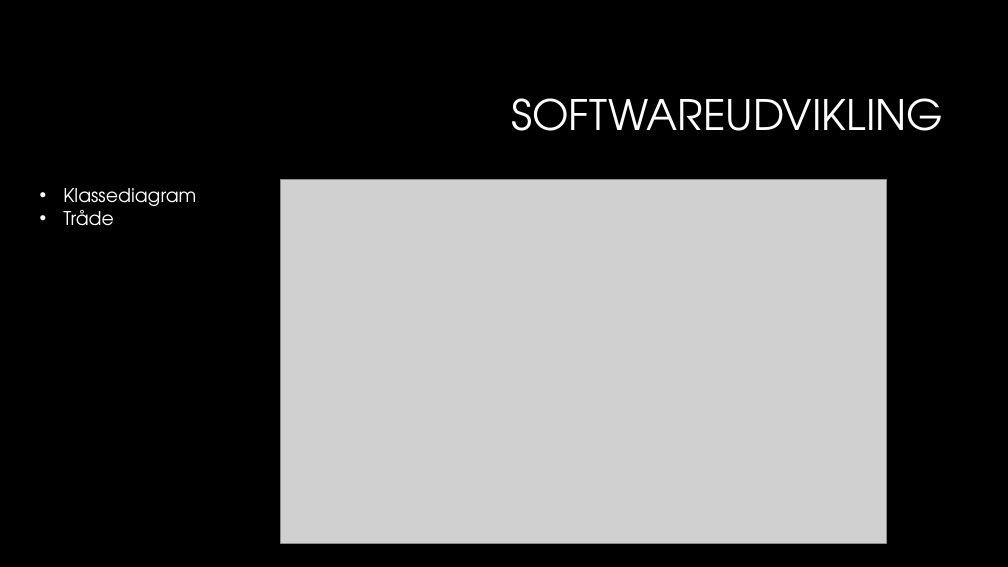
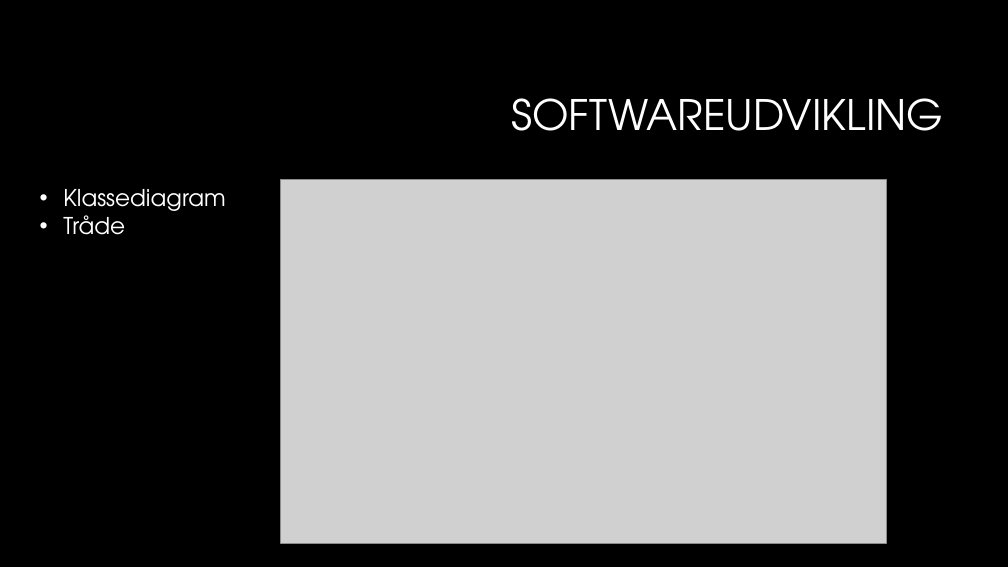
Before and after one commit to sarakirkeby/Semester-Projekt-3, a slide deck: slide 11 of Bifiler til projekt/Semesterprojekt 3.pptx. Drawn at 1008x567 pixels with LibreOffice and Linux fonts; fonts in the diff are those of the drawing; grey boxes stand for pictures; background and template pictures are left out. Boxes give left, top, right and bottom in pixels: in the first picture for what was removed or moved away, otherwise in the second. Text is boxed around its words. In the diff, an @@ line names an element or a change of style, - is before the commit and + after.

```diff
--- a/Bifiler til projekt/Semesterprojekt 3.pptx
+++ b/Bifiler til projekt/Semesterprojekt 3.pptx
@@ text "Klassediagram" at bbox=[63, 189, 226, 235]: size 18 to 22 pt @@
```
Also in this commit, not shown: 3 other slides changed.
